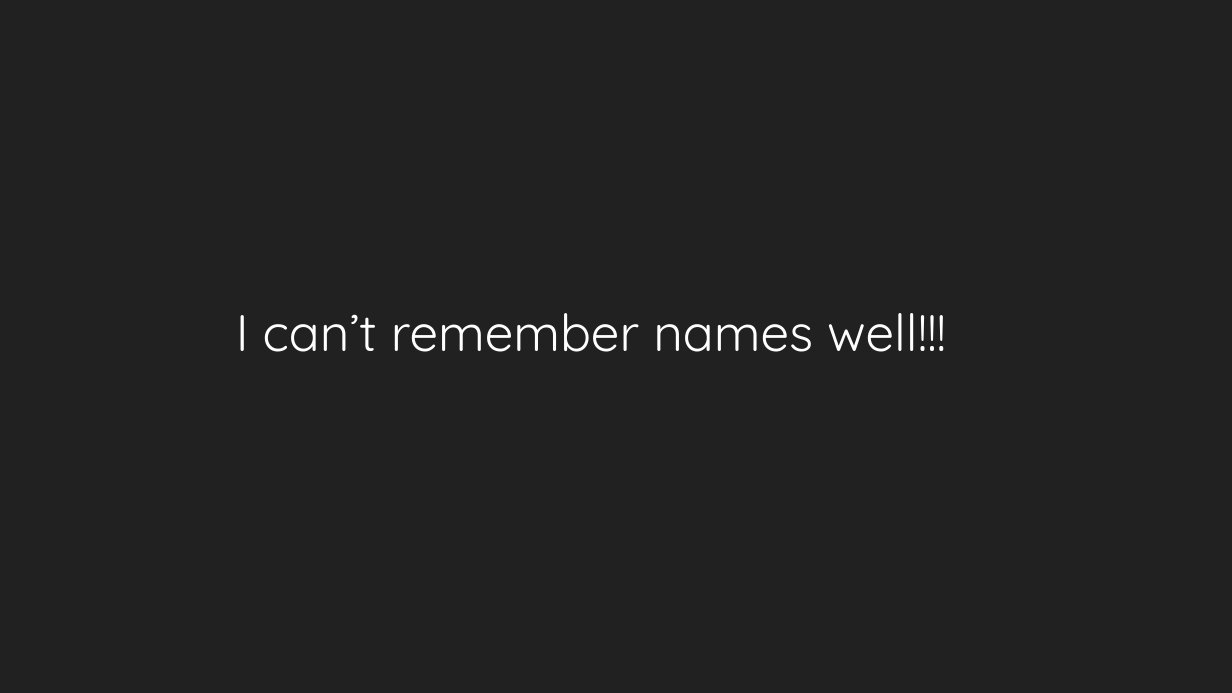
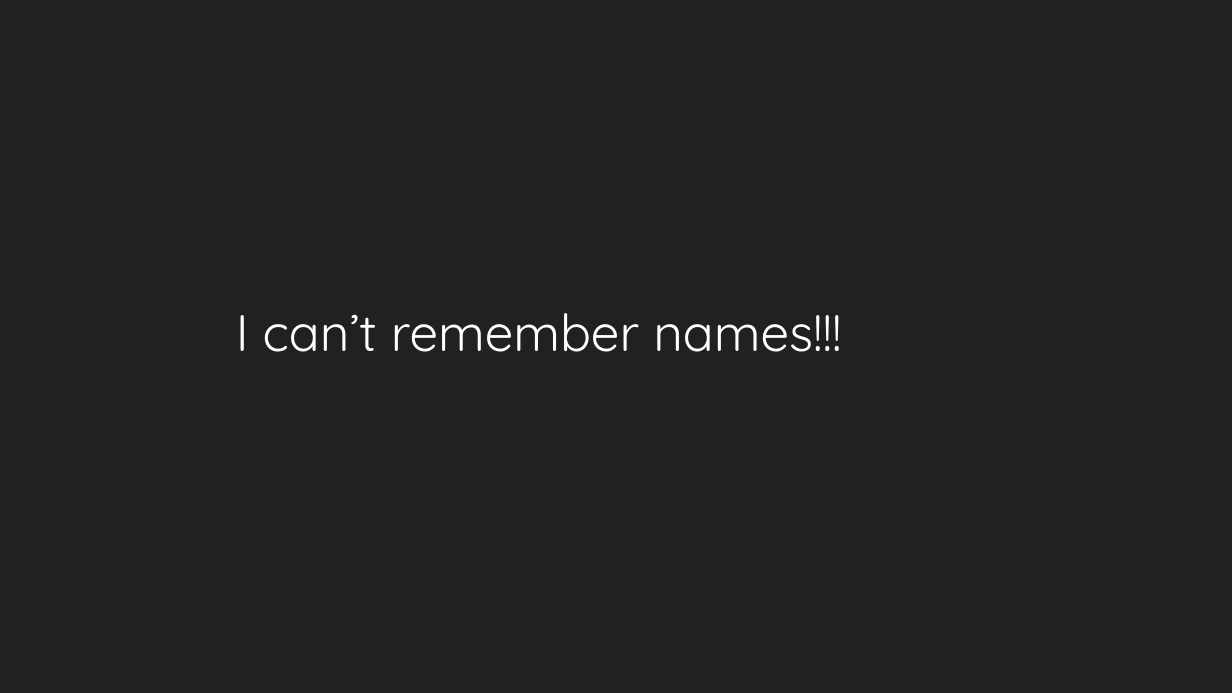
Before and after one commit to binaryfever/WNM617, a slide deck: slide 5 of Week One/Week1Slides.pptx. Drawn at 1232x693 pixels with LibreOffice and Linux fonts; fonts in the diff are those of the drawing. Boxes give left, top, right and bottom in pixels: in the first picture for what was removed or moved away, otherwise in the second. Text is boxed around its words. In the diff, an @@ line names an element or a change of style, - is before the commit and + after.

```diff
--- a/Week One/Week1Slides.pptx
+++ b/Week One/Week1Slides.pptx
@@ text at (236, 313, 841, 352): text changed @@
-I can’t remember names well!!!
+I can’t remember names!!!
```
Also in this commit, not shown: 4 other slides changed, 1 other file.
